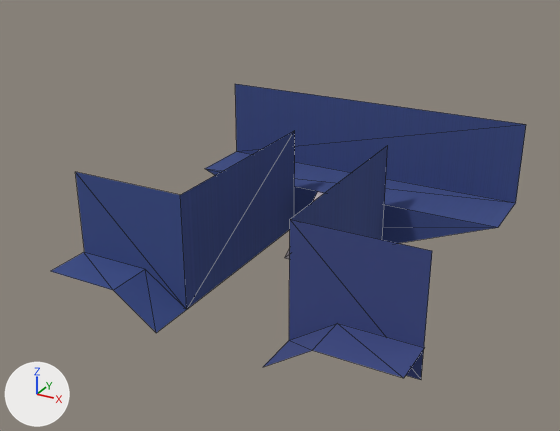
An edit to the glTF model public/pockitgallery.glb, drawn before and after from the same camera.
The view is the same before and after, from a 50 mm lens placed at (12.92, -23.01, 14.75), pointed at (-0.32, 1.06, 2.71). Every picture has the same lights, and +X, +Y and +Z are marked at lower left. Mesh edges are drawn as thin lines. Vertices at the same position are counted once.
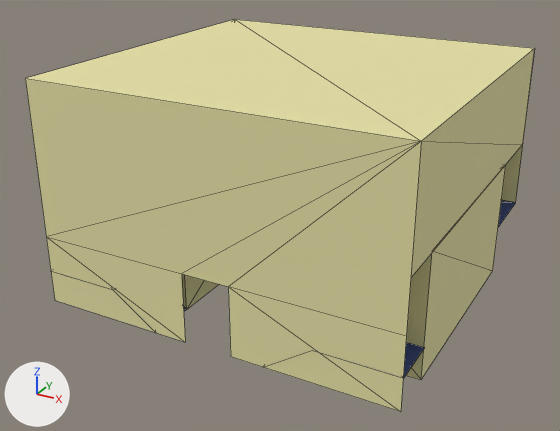
Pixel boxes [x1, y1, x2, y2] of what changed, in the pictures (560 x 431 px):
'Plane', reshaped (7% wider, 33% taller): before [51, 84, 526, 380]; after [25, 19, 535, 412]
part 1 of me_plane, built on: before [205, 84, 526, 243]; after [25, 19, 535, 412]
part 2 of me_plane, surface changed: before [51, 252, 425, 378]; after [51, 271, 425, 378]
part 3 of me_plane, recoloured (blue to yellow): before [76, 130, 432, 380]; after [182, 253, 432, 380]

Patch to the scene script:
```diff
--- a/public/pockitgallery.glb.py
+++ b/public/pockitgallery.glb.py
@@ mat_wall @@
+mat_wall = principled_material('Wall')
+mat_wall.base_color = (0.787, 0.745, 0.38)  # beige #e5e0a6
+mat_wall.roughness = 1.0
@@ me_plane @@
 # used by ob_plane; location = (0.0, 2.29, 0.0)
-me_plane.from_pydata(...)  # 28 vertices, 22 faces; spans x -6.99..6.99, y -6.91..6.34, z 0.0..5.41
+me_plane.from_pydata(...)  # 52 vertices, 48 faces; spans x -6.99..6.99, y -6.91..6.34, z -0.01..8.5
+# me_plane part 1
+# 2 vertices are removed from x -6.99..6.99, y 6.34, z 5.41
+# 6 faces are deleted
+# 26 vertices are added at x -6.97..6.97, y -6.9..6.34, z -0.01..8.5
+# 8 new faces join them, mat_floor (picture img_screenshot_2025_08_15_at_10)
+# 24 new faces join them, mat_wall (beige #e5e0a6)
+# me_plane part 2: 8 kept faces spanning x -6.95..6.95, y -6.91..-5.08, z 0.0..1.23 get new texture (UV) coordinates
+# me_plane part 3: 8 faces spanning x -6.93..6.93, y -5.08..3.46, z 0.0..4.58 switch from mat_floor (picture img_screenshot_2025_08_15_at_10) to mat_wall (beige #e5e0a6)
```
